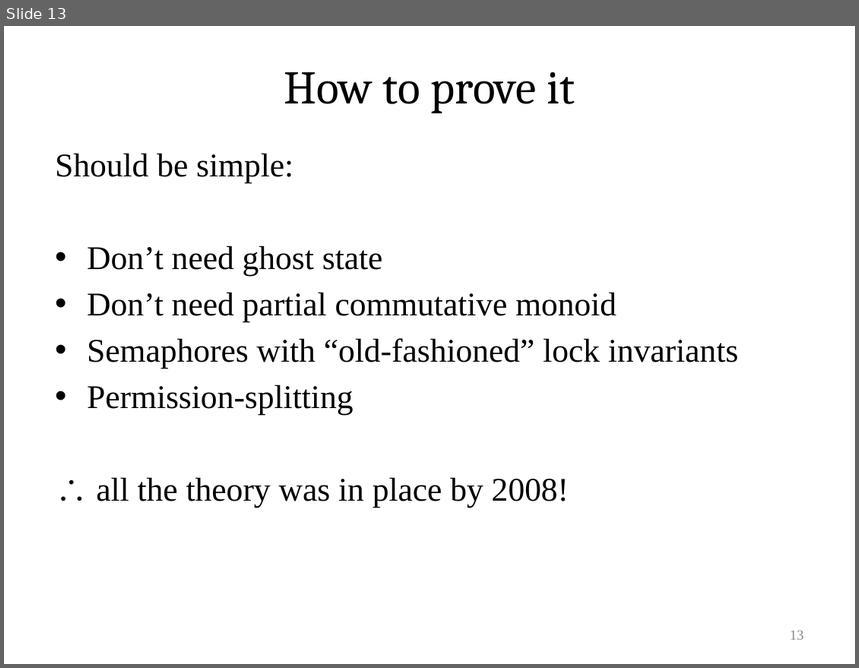
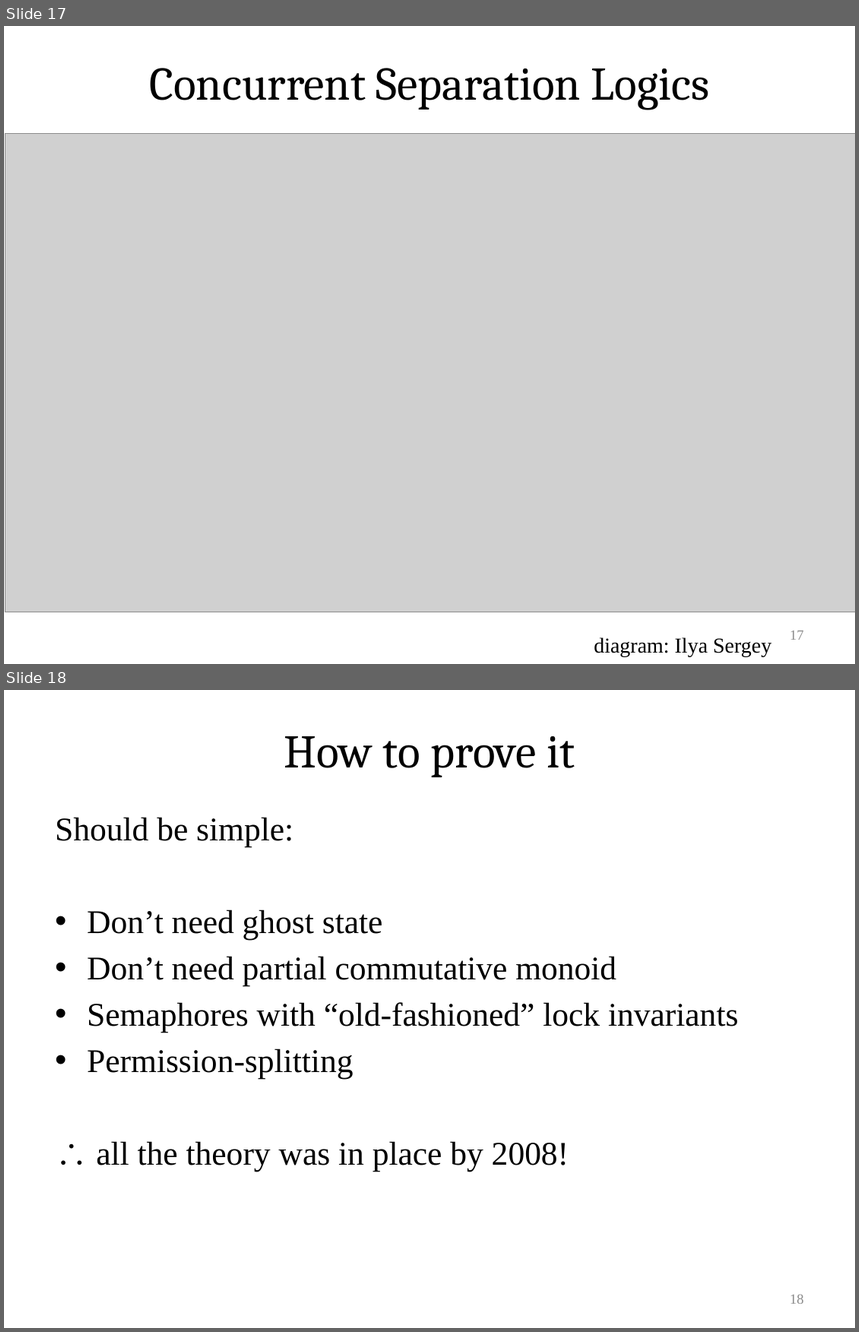
Before and after one commit to VeriNum/pardotprod, a slide deck: doc/Parallel Dot Product.pptx. Shown one above the other, each under a label of ours: slide 13 before the commit, slides 17 and 18 after it. The pictures are 859x668 and 859x1332 pixels, drawn with LibreOffice and Linux fonts; fonts in the diff are those of the drawing; grey boxes stand for pictures; background and template pictures are left out. Boxes give left, top, right and bottom in pixels: in the first picture for what was removed or moved away, otherwise in the second. Text is boxed around its words. In the diff, an @@ line names an element or a change of style, - is before the commit and + after.

```diff
--- a/doc/Parallel Dot Product.pptx
+++ b/doc/Parallel Dot Product.pptx
@@ slide 17 added at (x1=4, y1=26, x2=855, y2=664), background #FFFFFF @@
@@ title added at (x1=149, y1=68, x2=710, y2=110), 39.6 pt, text #000000 @@
+Concurrent Separation Logics
@@ picture added at (x1=5, y1=133, x2=855, y2=612) @@
@@ text added at (x1=594, y1=638, x2=772, y2=658), 18 pt, text #000000 @@
+diagram: Ilya Sergey
@@ page number added at (x1=790, y1=631, x2=804, y2=640), 12 pt, text #8C8C8C @@
+17
@@ what was slide 13 is now slide 18 @@
@@ page number at (x1=790, y1=1294, x2=804, y2=1304): text changed @@
-13
+18
```
Also in this commit, not shown: 2 slides changed, 7 other slides added, 6 other files.
